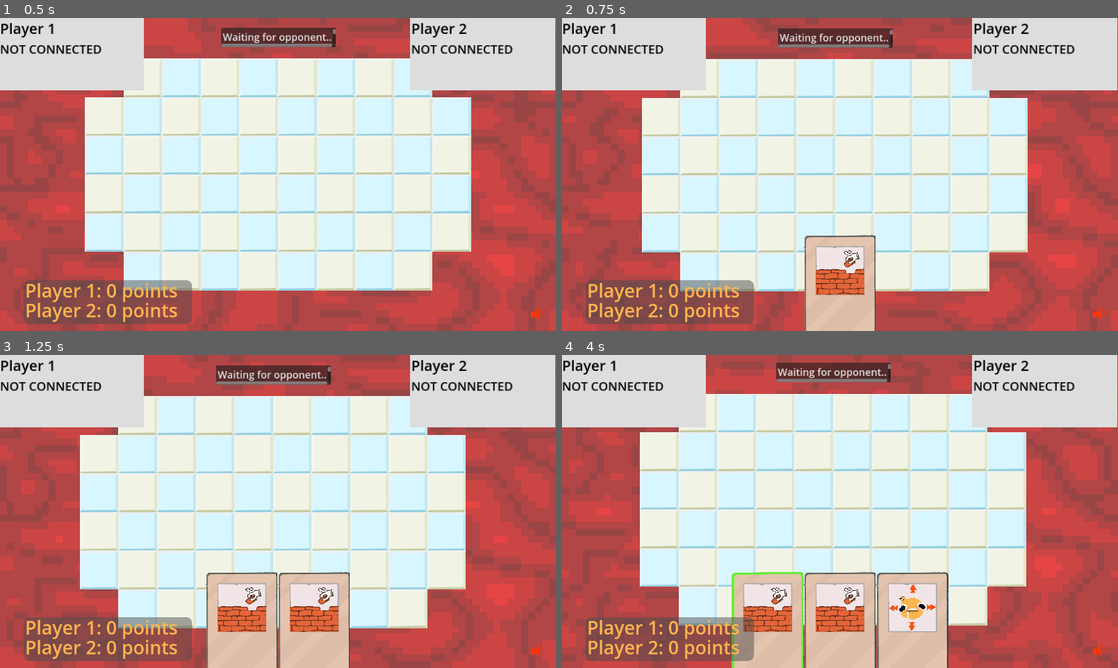
Above: before the commit, frames 1-4 (two rows, left to right).
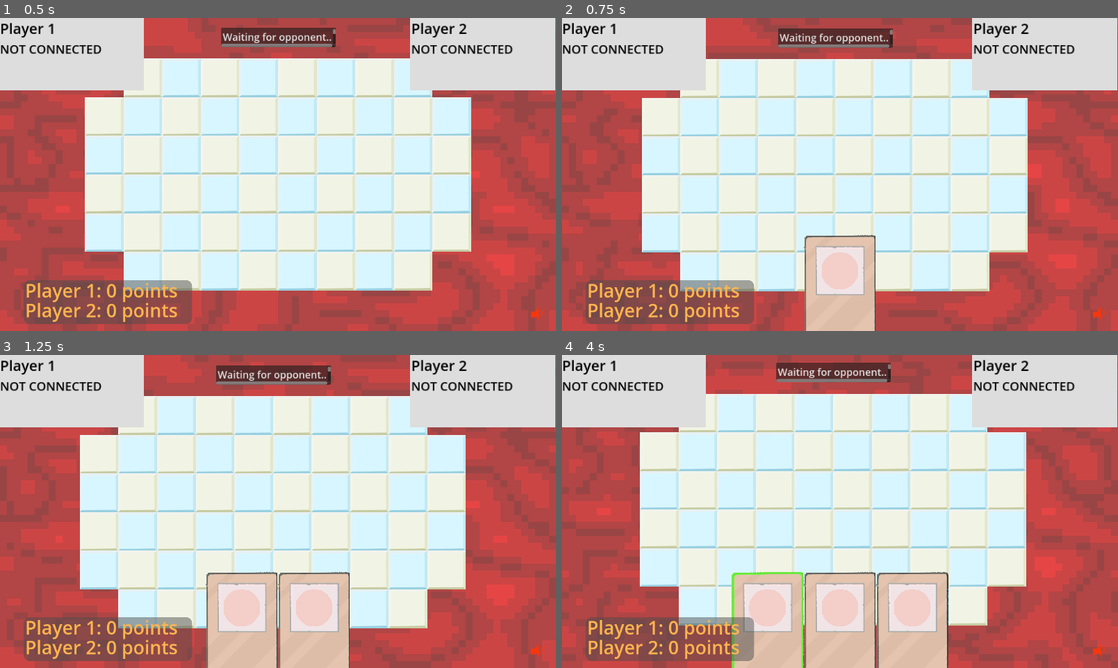
Above: after the commit, the same moments.

Repository: patator62180/GDWL_67
Game: Godot game, scene res://scenes/game/game.tscn
The game is run twice, just before and just after one commit, with the same random seed, the same clock (stepped at 60 frames per second) and the same inputs. This scene is started directly instead of the project's main scene.
Inputs (mouse positions are in pixels of both pictures, inside the frame that each line leads up to):
- Up to frame 1 (0.5 s): no input
- Up to frame 2 (0.75 s): tap Enter (ui_accept) at 0.5 s; move the mouse to (962, 158) at 0.52 s; hold Right (right) from 0.53 s (still down); click (962, 158) at 0.6 s
- Up to frame 3 (1.25 s): keep holding Right (right); tap Enter (ui_accept) at 0.77 s
- Up to frame 4 (4 s): release Right (right) at 1.25 s; drag from (801, 630) to (812, 574) at 1.27 s; move the mouse to (878, 630) at 2.02 s; hold Right (right) 2.03-2.75 s; click (878, 630) at 2.1 s; drag from (812, 574) to (673, 464) at 2.77 s; move the mouse to (1006, 558) at 3.52 s; hold Left (left) from 3.53 s (still down); right-click (1006, 558) at 3.6 s; tap Enter (ui_accept) at 3.77 s; click (1006, 558) at 3.8 s

Frame 1 is identical in both runs. In frame 2, 1.0% of the frame differs, in the area x 45-55%, y 74-89%; in frame 3, 2.0%; in frame 4, 2.7%, in the area x 32-68%, y 73-89%.
Error in both runs: Invalid access to property or key 'peer_player_joined' on a base object of type 'Nil'. (res://scenes/game/game.gd:39)

Commit message:
proto hole

Diff:
--- a/scenes/cards/hand.gd
+++ b/scenes/cards/hand.gd
@@ -20,6 +20,7 @@
 func _ready():
     card_ressources.append(preload("res://scenes/cards/movement_card.tres"))
     card_ressources.append(preload("res://scenes/cards/wall_card.tres"))
+    card_ressources.append(preload("res://scenes/cards/hole_card.tres"))
     card_scene = preload("res://scenes/cards/card.tscn")
     for ressource in card_ressources:
         total_weight += ressource.weight
--- /dev/null
+++ b/scenes/cards/hole_card.tres
@@ -0,0 +1,10 @@
+[gd_resource type="Resource" load_steps=3 format=3 uid="uid://d3kvpxoxk5qxj"]
+
+[ext_resource type="Texture2D" uid="uid://bjlre1l8ka865" path="res://sprites/circle.png" id="1_5cj0a"]
+[ext_resource type="Script" path="res://scenes/cards/card_resource.gd" id="2_pm103"]
+
+[resource]
+script = ExtResource("2_pm103")
+icon = ExtResource("1_5cj0a")
+type = "Hole"
+weight = 1000
--- a/scenes/game/game.gd
+++ b/scenes/game/game.gd
@@ -64,6 +64,12 @@
 
     turn_indicator()
 
+    if(selected_card_type == "Hole"):
+        grid.show_hole_selection(player_managers)
+        if Input.is_action_just_pressed("mouse_select"):
+            grid.create_hole()
+            on_player_played()
+
 
 func on_player_played():
     #check if a player is next to a host
--- a/scenes/grid/grid.gd
+++ b/scenes/grid/grid.gd
@@ -52,9 +52,6 @@
     check_wall_input_released()
 
     manage_highlight_arows()
-
-    #if selection_tile_map.get_cell_source_id(0, get_grid_pos(get_local_mouse_position())) == 1:
-        #play_sound_hovered_tile()
 
 
 func get_grid_pos(position: Vector2):
@@ -174,3 +171,26 @@
     get_node("Audio/HoverTile").play()
     var rng = RandomNumberGenerator.new()
     get_node("Audio/HoverTile").pitch_scale = rng.randf_range(0.70,1.30)
+
+func show_hole_selection(player_managers : PlayerManagers):
+    selection_tile_map.clear()
+    var mouse_pos = get_local_mouse_position()
+    var grid_pos_offset = get_grid_pos(mouse_pos)
+    if is_possible_tile(grid_pos_offset) and player_managers.check_for_player(self, grid_pos_offset) == null:
+        selection_tile_map.set_cell(0, grid_pos_offset, 0, Vector2(0,0))
+
+func create_hole():
+    selection_tile_map.clear()
+    var mouse_pos = get_local_mouse_position()
+    var grid_pos = get_grid_pos(mouse_pos)
+    request_create_hole.rpc(grid_pos)
+
+@rpc('any_peer')
+func request_create_hole(grid_position : Vector2):
+    if multiplayer.is_server():
+        propagate_create_hole.rpc(grid_position)
+
+@rpc('authority')
+func propagate_create_hole(grid_position : Vector2):
+    tile_map.set_cell(0, grid_position, 0, Vector2(1,1))
+    print("propagate")
